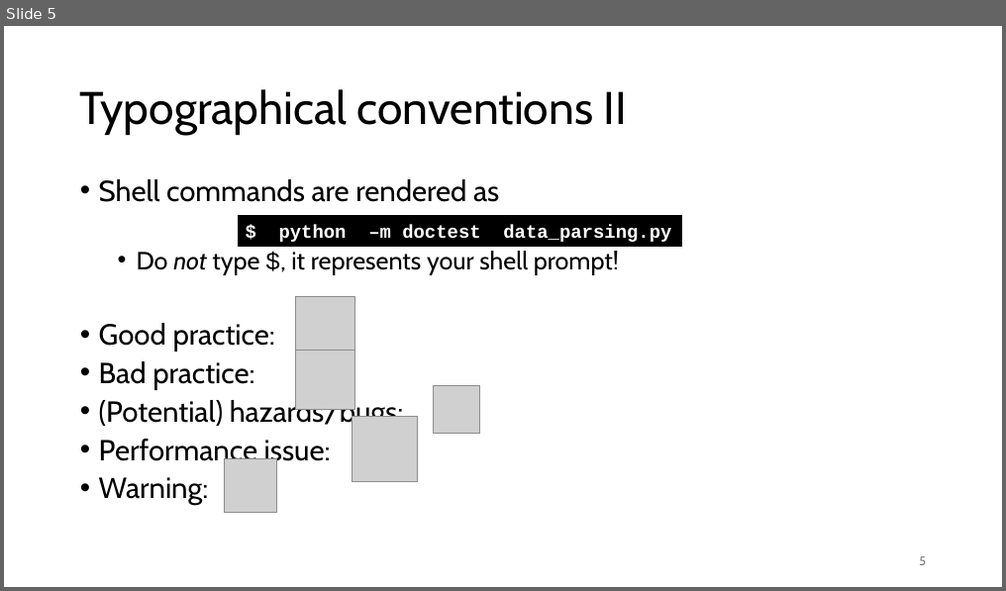
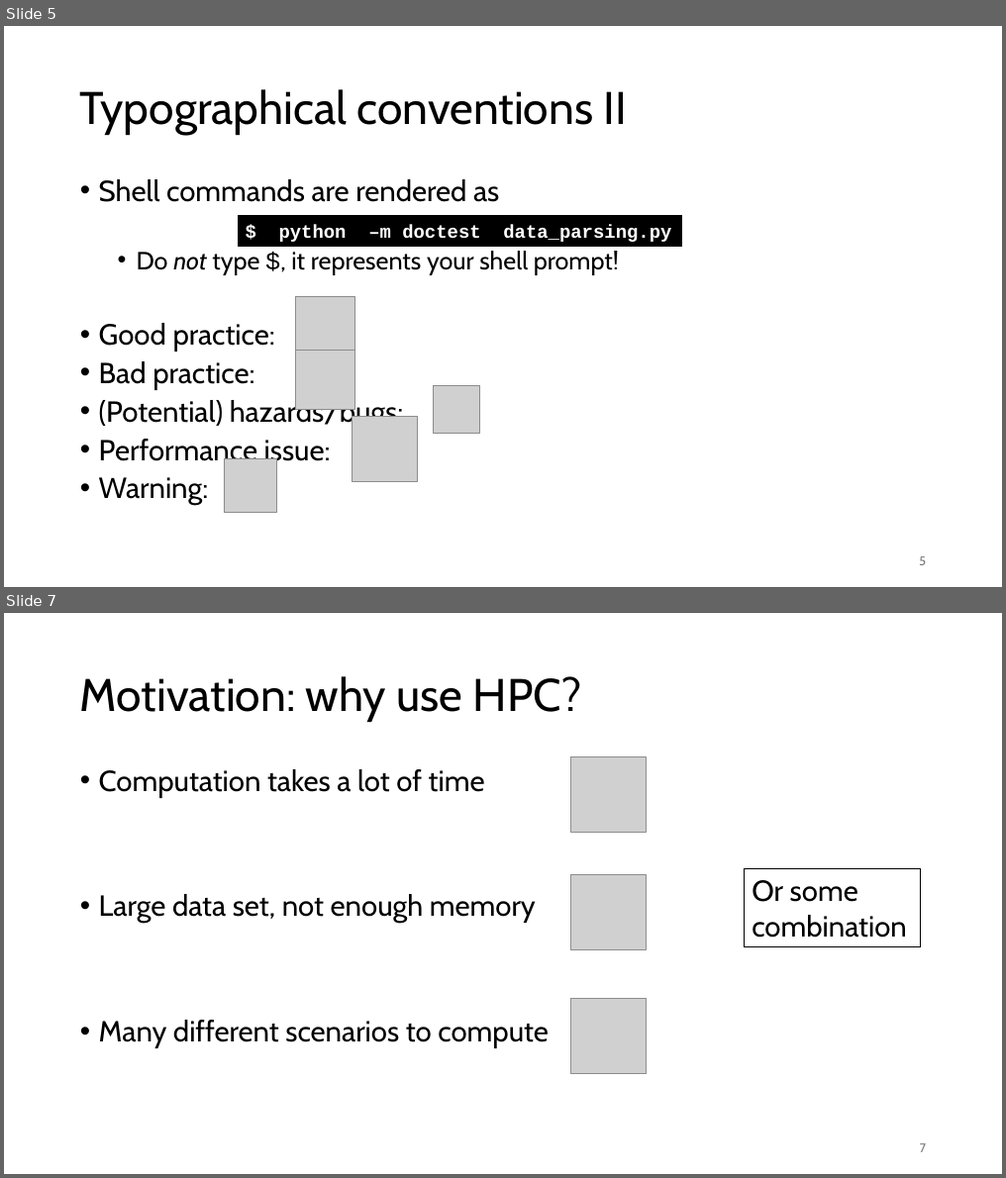
Before and after one commit to gjbex/Best-practices-for-data-science-on-HPC, a slide deck: best_practices_for_data_science_on_hpc.pptx. Shown one above the other, each under a label of ours: slide 5 before the commit, slides 5 and 7 after it; the slides between them are not shown. The pictures are 1006x591 and 1006x1178 pixels, drawn with LibreOffice and Linux fonts; fonts in the diff are those of the drawing; grey boxes stand for pictures. Boxes give left, top, right and bottom in pixels: in the first picture for what was removed or moved away, otherwise in the second. Text is boxed around its words. In the diff, an @@ line names an element or a change of style, - is before the commit and + after.

```diff
--- a/best_practices_for_data_science_on_hpc.pptx
+++ b/best_practices_for_data_science_on_hpc.pptx
@@ slide 7 added at bbox=[4, 613, 1002, 1174], background #FFFFFF @@
@@ title added at bbox=[80, 676, 582, 722], 44 pt, text #000000 @@
+Motivation: why use HPC?
@@ picture added at bbox=[570, 758, 646, 833] @@
@@ text added at bbox=[99, 769, 548, 1049], 28 pt, text #000000 @@
+• Computation takes a lot of time
+• Large data set, not enough memory
+• Many different scenarios to compute
@@ picture added at bbox=[570, 875, 646, 950] @@
@@ rectangle added at bbox=[745, 869, 921, 947], outline #000000 0.75 pt, 28 pt, text #000000 @@
+Or some
+combination
@@ picture added at bbox=[570, 998, 646, 1073] @@
@@ page number added at bbox=[920, 1144, 926, 1153], 12 pt, text #797979 @@
+7
```
Also in this commit, not shown: 1 slide changed, 7 other slides added, 1 slide removed.
